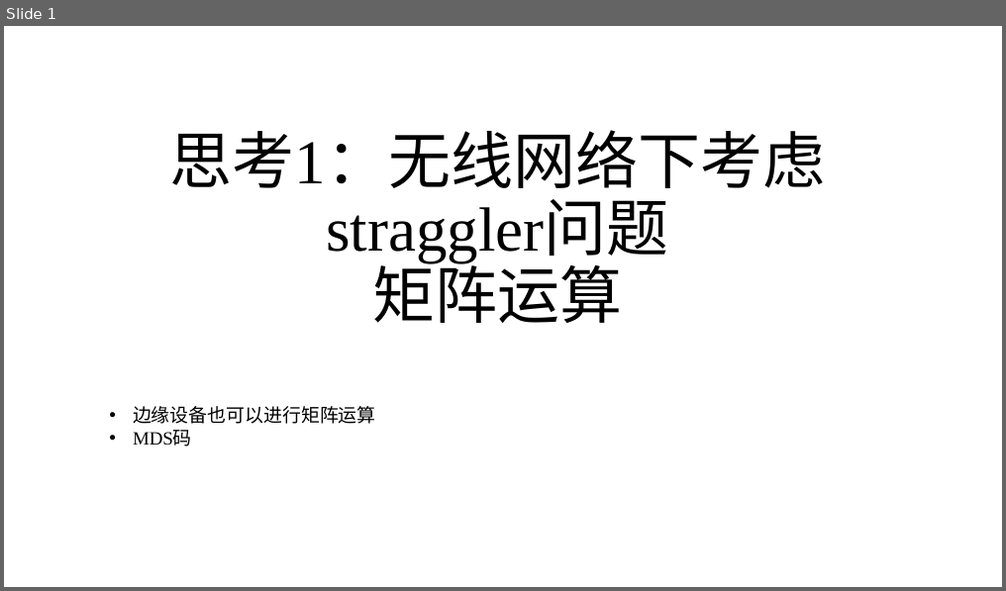
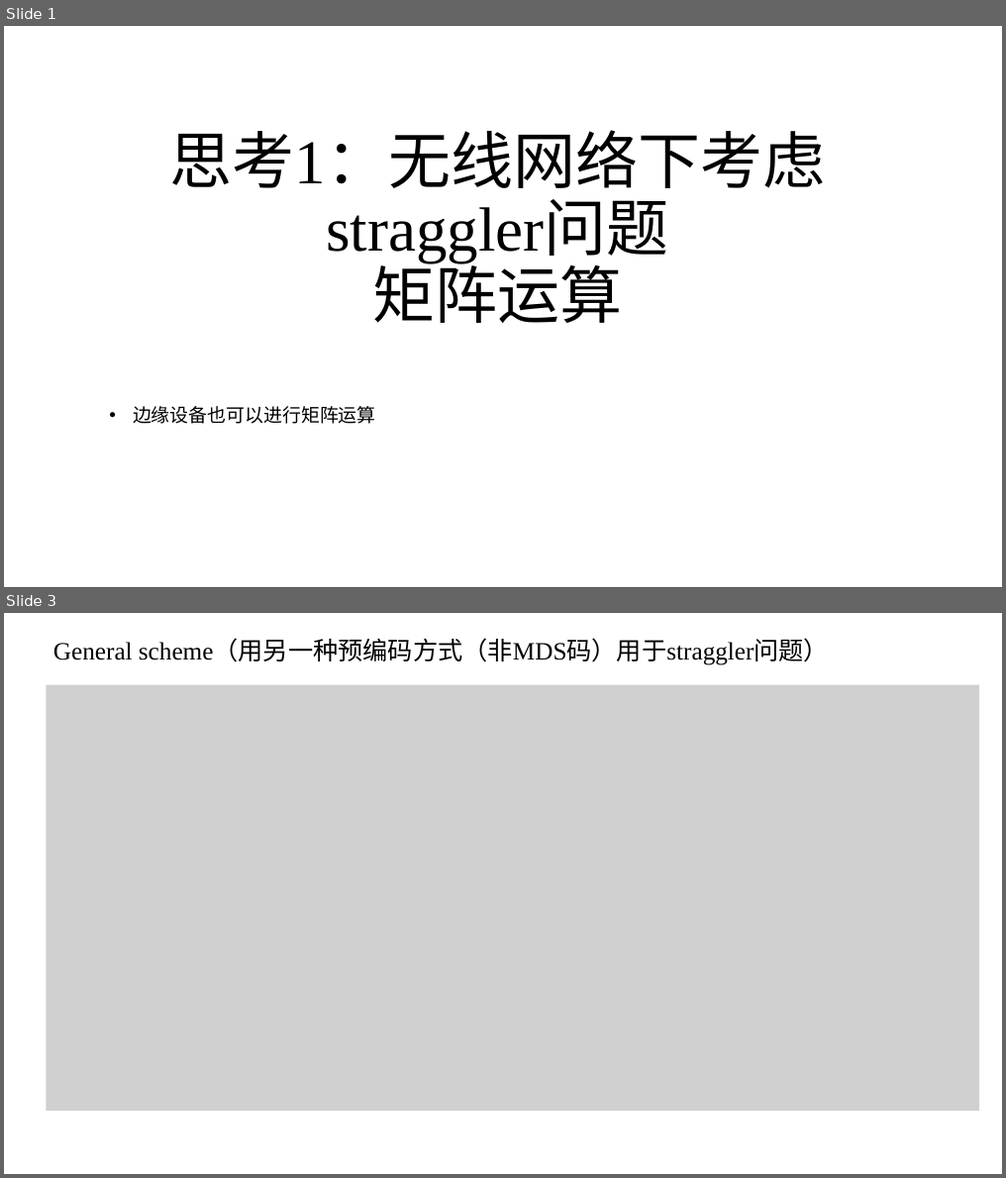
Before and after one commit to zhaojiayi/learning, a slide deck: EE/ppt/wireless_CDC_thinking1.pptx. Shown one above the other, each under a label of ours: slide 1 before the commit, slides 1 and 3 after it; the slides between them are not shown. The pictures are 1006x591 and 1006x1178 pixels, drawn with LibreOffice and Linux fonts; fonts in the diff are those of the drawing; grey boxes stand for pictures. Boxes give left, top, right and bottom in pixels: in the first picture for what was removed or moved away, otherwise in the second. Text is boxed around its words. In the diff, an @@ line names an element or a change of style, - is before the commit and + after.

```diff
--- a/EE/ppt/wireless_CDC_thinking1.pptx
+++ b/EE/ppt/wireless_CDC_thinking1.pptx
@@ slide 3 added at bbox=[4, 613, 1002, 1174], background #FFFFFF @@
@@ title added at bbox=[54, 640, 829, 665], 24 pt, text #000000 @@
+General scheme（用另一种预编码方式（非MDS码）用于straggler问题）
@@ picture added at bbox=[46, 685, 979, 1111] @@
@@ slide 1 changed as well @@
@@ text at bbox=[133, 430, 192, 447]: paragraph removed @@
-• MDS码
```
Also in this commit, not shown: 5 other slides added, 17 slides removed, 6 other files.
